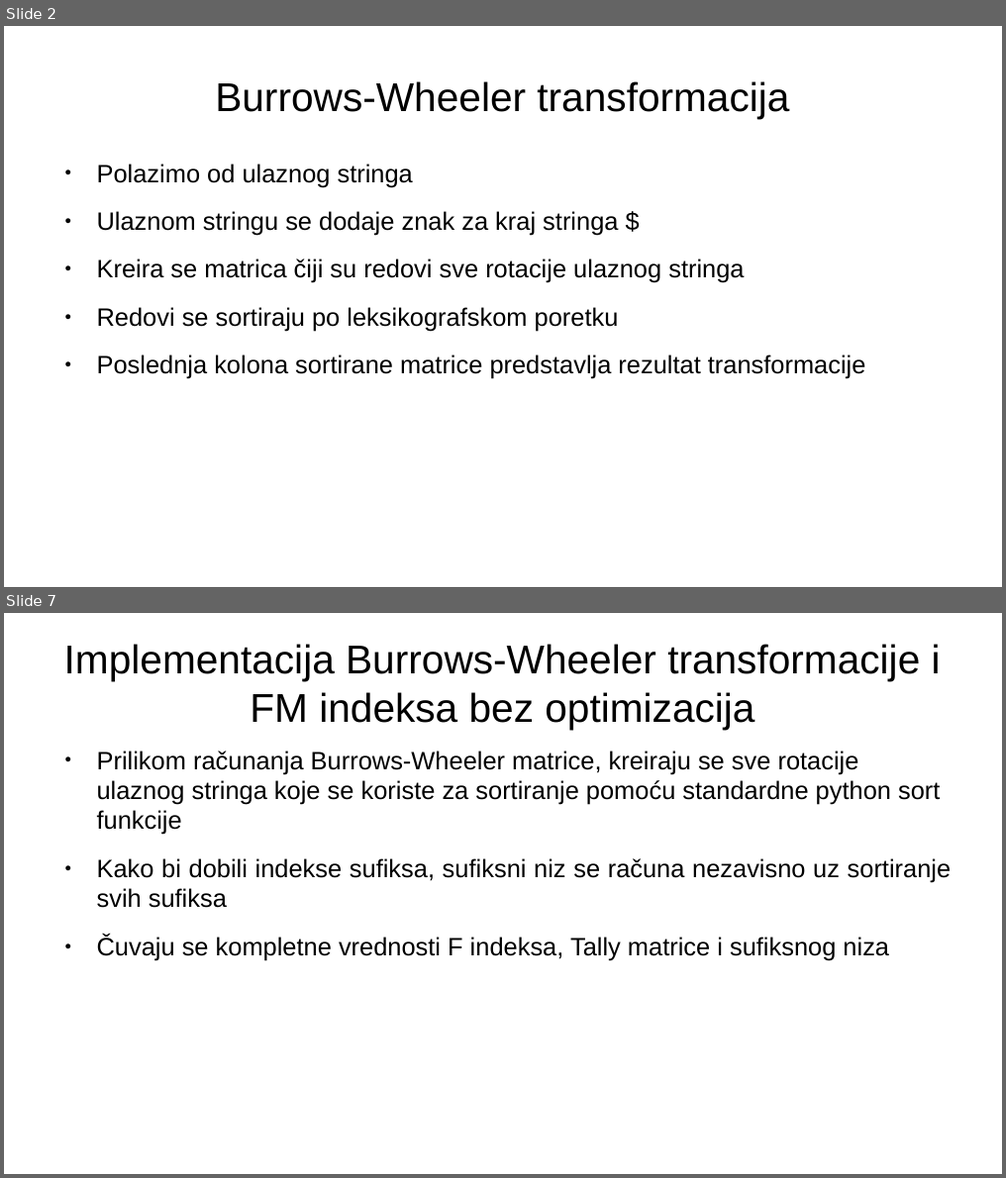
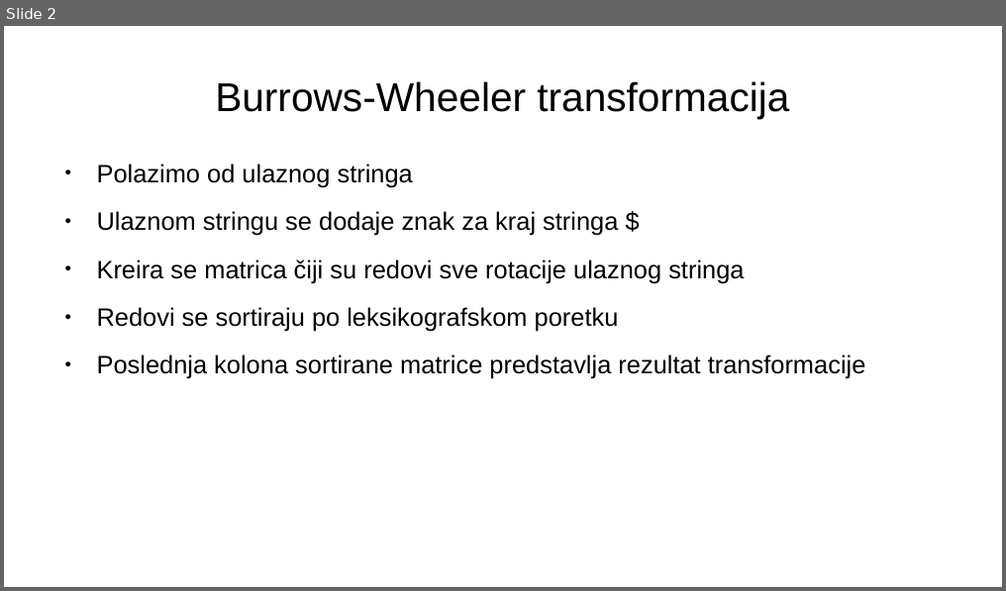
Before and after one commit to MalovicAleksandar/gi2022-ma213375m-projzad4, a slide deck: prezentacija.pptx. Shown one above the other, each under a label of ours: slides 2 and 7 before the commit, slide 2 after it; the slides between them are not shown. The pictures are 1006x1178 and 1006x591 pixels, drawn with LibreOffice and Linux fonts; fonts in the diff are those of the drawing. Boxes give left, top, right and bottom in pixels: in the first picture for what was removed or moved away, otherwise in the second. Text is boxed around its words. In the diff, an @@ line names an element or a change of style, - is before the commit and + after.

```diff
--- a/prezentacija.pptx
+++ b/prezentacija.pptx
@@ slide 7 removed at <box>4,613,1002,1174</box>, background #FFFFFF @@
@@ text removed at <box>64,644,941,730</box> @@
-Implementacija Burrows-Wheeler transformacije i FM indeksa bez optimizacija
@@ text removed at <box>97,751,951,960</box> @@
-● Prilikom računanja Burrows-Wheeler matrice, kreiraju se sve rotacije ulaznog stringa koje se koriste za sortiranje pomoću standardne python sort funkcije
-● Kako bi dobili indekse sufiksa, sufiksni niz se računa nezavisno uz sortiranje svih sufiksa
-● Čuvaju se kompletne vrednosti F indeksa, Tally matrice i sufiksnog niza
```
Also in this commit, not shown: 4 slides changed, 5 other slides removed, 1 other file.
